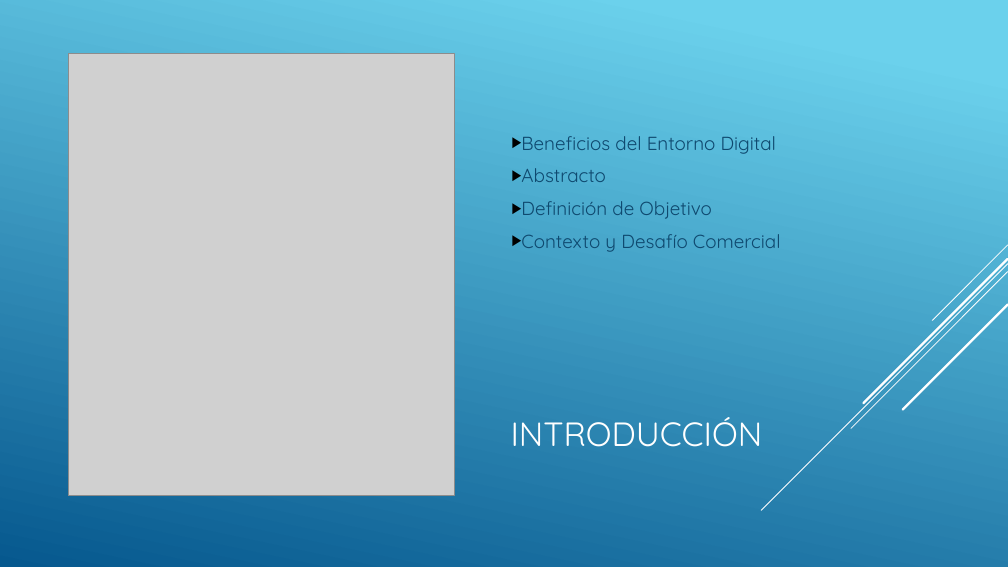
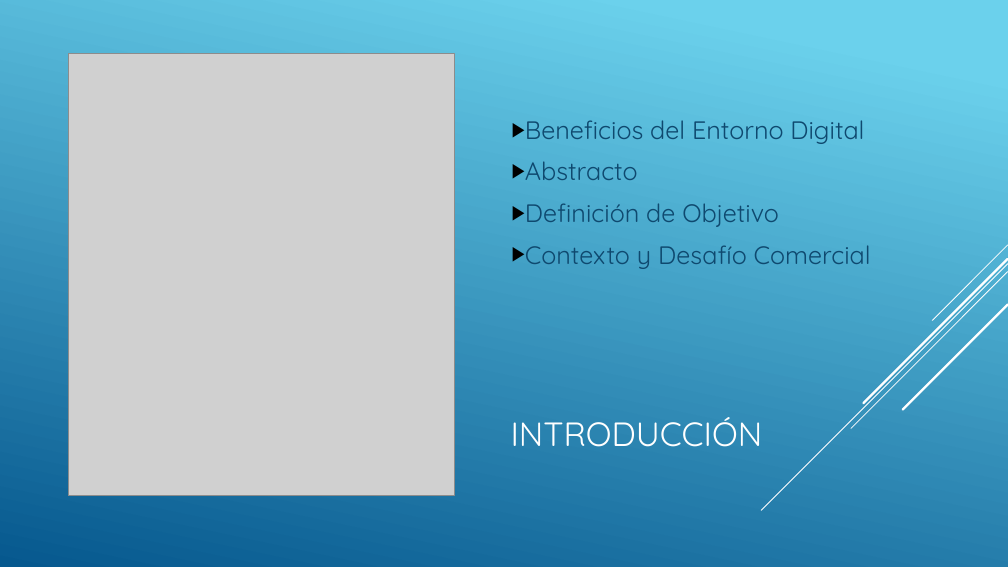
Before and after one commit to dani3836/Data-Science, a slide deck: slide 3 of Pre-entrega.pptx. Drawn at 1008x567 pixels with LibreOffice and Linux fonts; fonts in the diff are those of the drawing; grey boxes stand for pictures. Boxes give left, top, right and bottom in pixels: in the first picture for what was removed or moved away, otherwise in the second. Text is boxed around its words. In the diff, an @@ line names an element or a change of style, - is before the commit and + after.

```diff
--- a/Pre-entrega.pptx
+++ b/Pre-entrega.pptx
@@ text "Beneficios del Entorno Digital" at bbox=[525, 120, 871, 269]: size 18 to 24 pt; more space between paragraphs @@
```
Also in this commit, not shown: 5 other slides changed, 5 slides added, 1 slide removed.
